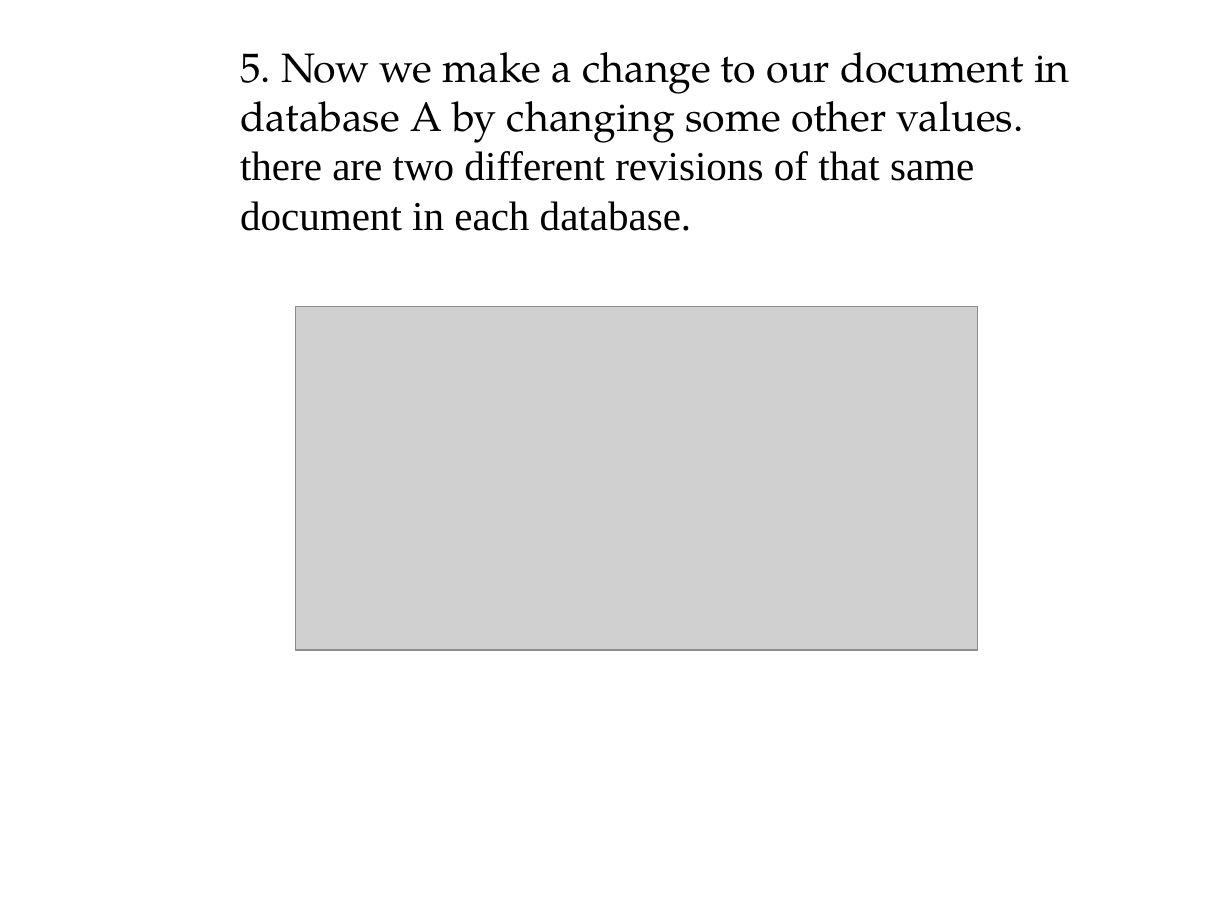
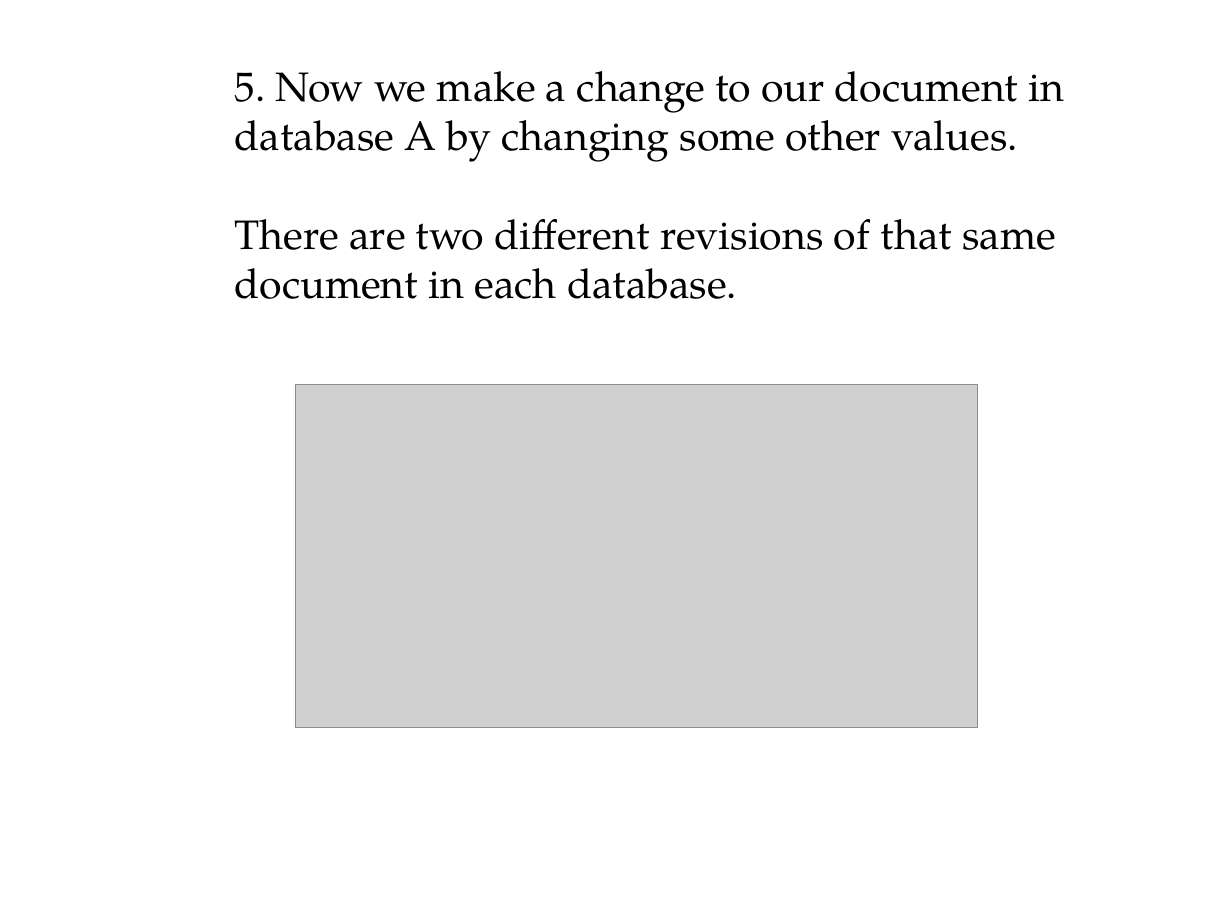
Before and after one commit to rohanz1993/Team_9_Heroku_Shopping_Cart_-_AWS_NoSQL_Service, a slide deck: slide 18 of Donita/CouchDB.pptx (slide 17 before the commit). Drawn at 1232x924 pixels with LibreOffice and Linux fonts; fonts in the diff are those of the drawing; grey boxes stand for pictures; background and template pictures are left out. Boxes give left, top, right and bottom in pixels: in the first picture for what was removed or moved away, otherwise in the second. Text is boxed around its words. In the diff, an @@ line names an element or a change of style, - is before the commit and + after.

Commit message:
Updated PPT

```diff
--- a/Donita/CouchDB.pptx
+++ b/Donita/CouchDB.pptx
@@ text at (234,71,1065,299): text changed @@
-5. Now we make a change to our document in database A by changing some other values. there are two different revisions of that same document in each database.
+5. Now we make a change to our document in database A by changing some other values.
+There are two different revisions of that same document in each database.
@@ picture: place and size @@
-picture at (296,307,977,650)
+picture at (296,384,977,728)
```
Also in this commit, not shown: 14 other slides changed, 4 slides added.
